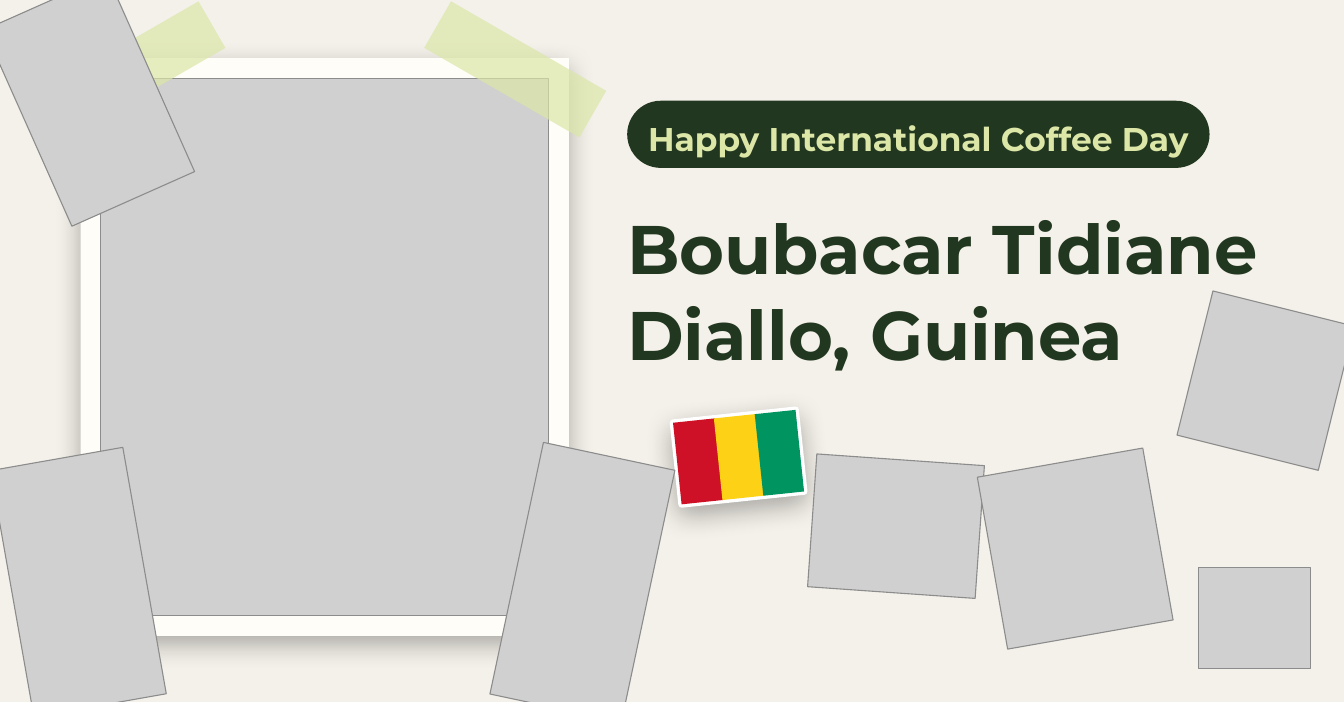
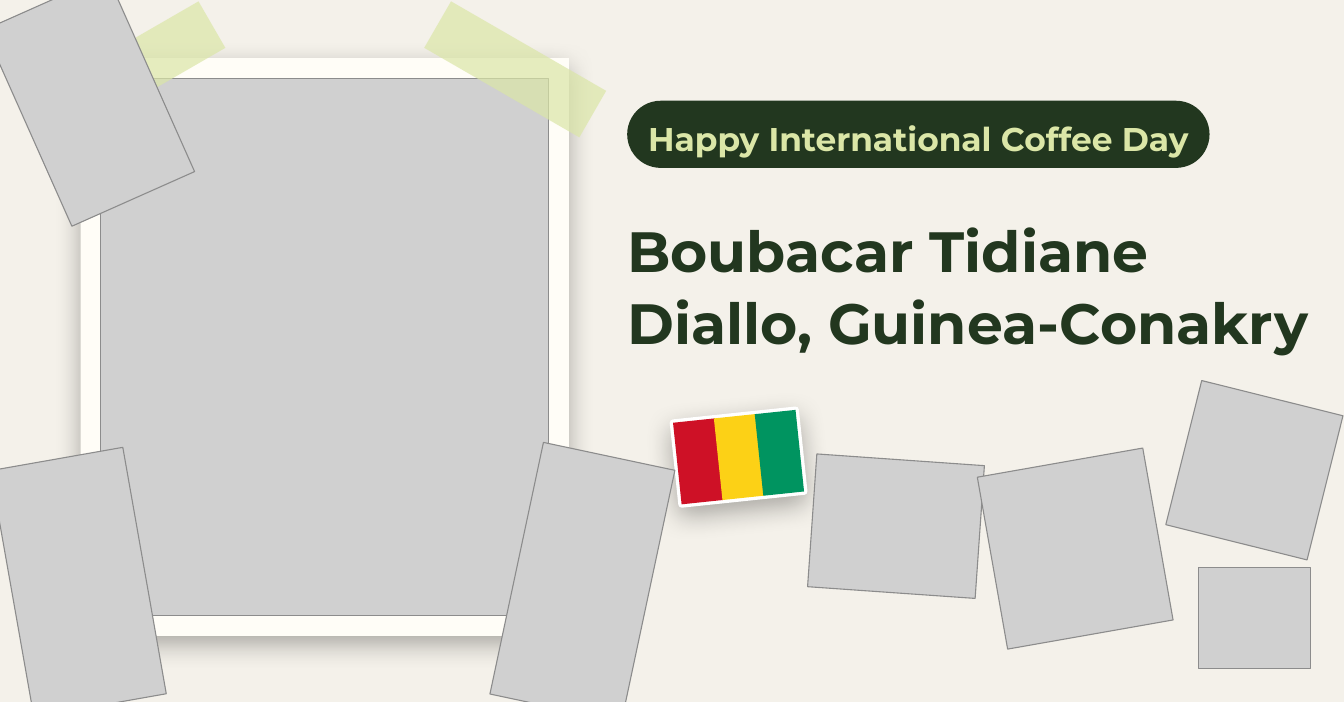
Before and after one commit to linneamoritznyc/SFW-SocialMedia, a slide deck: slide 1 of templates/posts/october/01-10-2026-thu-li-boubacar.pptx. Drawn at 1344x702 pixels with LibreOffice and Linux fonts; fonts in the diff are those of the drawing; grey boxes stand for pictures; background and template pictures are left out. Boxes give left, top, right and bottom in pixels: in the first picture for what was removed or moved away, otherwise in the second. Text is boxed around its words. In the diff, an @@ line names an element or a change of style, - is before the commit and + after.

```diff
--- a/templates/posts/october/01-10-2026-thu-li-boubacar.pptx
+++ b/templates/posts/october/01-10-2026-thu-li-boubacar.pptx
@@ text at box(627, 227, 1149, 273): size 46 to 38 pt in "Boubacar Tidiane" @@
@@ text "Boubacar Tidiane": place and size @@
-text "Boubacar Tidiane" at box(627, 220, 1258, 371)
+text "Boubacar Tidiane" at box(627, 227, 1308, 356)
@@ text at box(627, 299, 1308, 356): text changed; size 46 to 38 pt @@
-Diallo, Guinea
+Diallo, Guinea-Conakry
@@ picture: place and size @@
-picture at box(1177, 291, 1344, 470)
+picture at box(1166, 380, 1343, 559)
```
Also in this commit, not shown: 8 other files.
